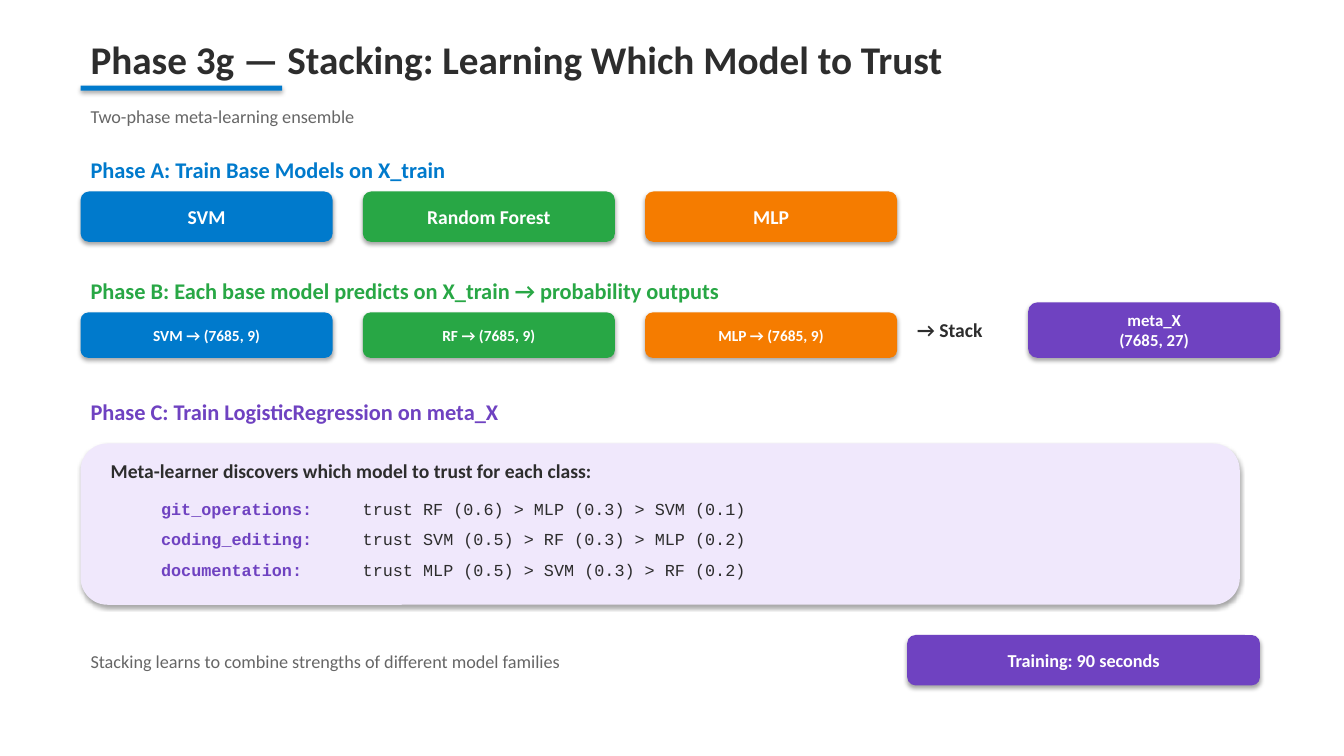
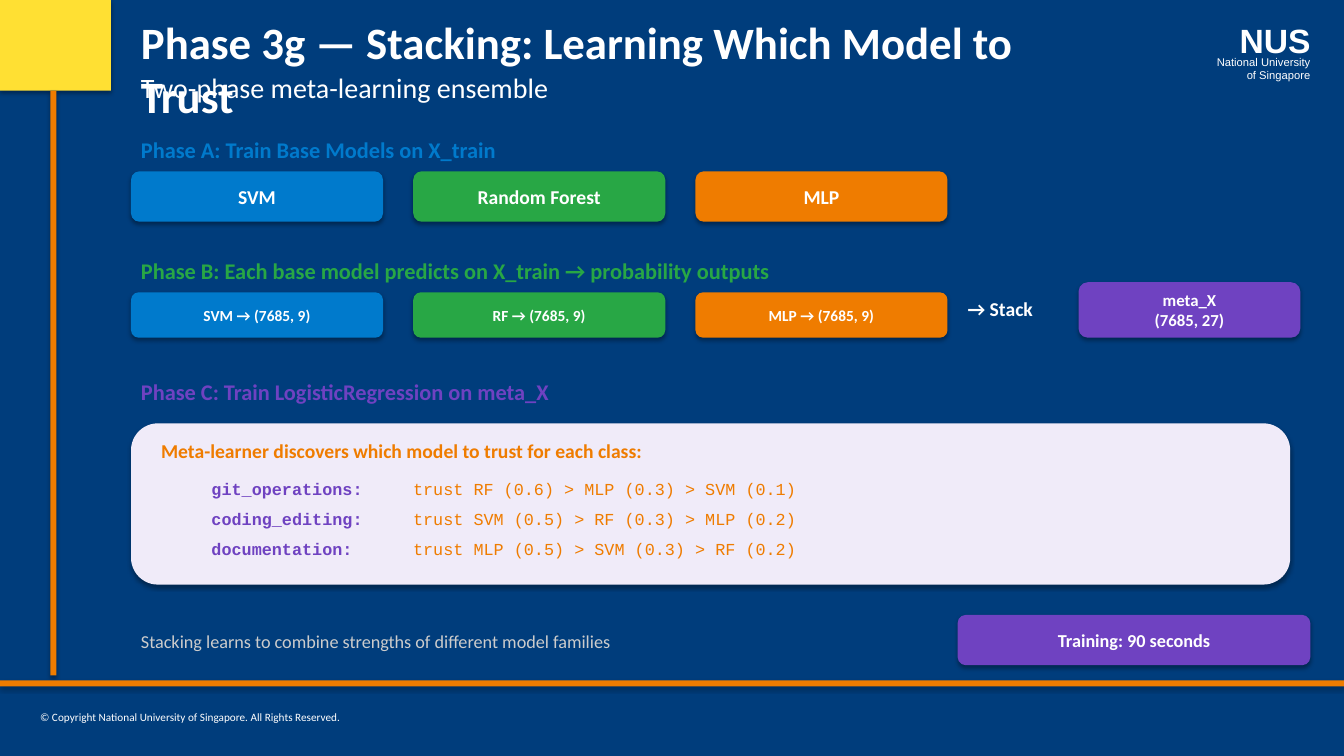
Before and after one commit to laxmi1707/PatternRecognSystem-Video2Text, a slide deck: slide 11 of presentation/Video2Knowledge_Training.pptx. Drawn at 1344x756 pixels with LibreOffice and Linux fonts; fonts in the diff are those of the drawing. Boxes give left, top, right and bottom in pixels: in the first picture for what was removed or moved away, otherwise in the second. Text is boxed around its words. In the diff, an @@ line names an element or a change of style, - is before the commit and + after.

Commit message:
feat: apply NUS ISS PowerPoint template to all presentations
- Add shared nus_iss_template.py with NUS official colors, slide layouts
- Update all 12 create_*.py scripts to use NUS ISS branding
- Navy blue background, orange text, sidebar decoration, NUS logo, footer

```diff
--- a/presentation/Video2Knowledge_Training.pptx
+++ b/presentation/Video2Knowledge_Training.pptx
@@ background #FFFFFF to #003D7C @@
@@ rectangle added at [0,0,111,91], fill #FFE033 @@
@@ text "Phase 3g — Stacking: Learning ...": place and size @@
-text "Phase 3g — Stacking: Learning ..." at [91,46,942,81]
+text "Phase 3g — Stacking: Learning ..." at [141,27,1012,114]
@@ text "Phase 3g — Stacking: Learning ..." at [141,27,1012,114]: size 28 to 32 pt, text colour #2D2D2D to #FFFFFF @@
@@ text added at [1240,29,1311,60], 24 pt, text #FFFFFF, bold @@
+NUS
@@ text added at [1217,58,1310,82], 8 pt, text #FFFFFF @@
+National University
+of Singapore
@@ rectangle removed at [81,86,282,91] @@
@@ text "Two-phase meta-learning ensemble": place and size @@
-text "Two-phase meta-learning ensemble" at [91,110,354,126]
+text "Two-phase meta-learning ensemble" at [141,78,548,105]
@@ text "Two-phase meta-learning ensemble" at [141,78,548,105]: size 13 to 20 pt, text colour #666666 to #FFFFFF @@
@@ rectangle added at [50,91,56,676], fill #EF7C00 @@
@@ rounded rectangle "MLP" at [696,171,948,222]: fill #F57C00 to #EF7C00 @@
@@ rounded rectangle "MLP → (7685, 9)" at [696,292,948,338]: fill #F57C00 to #EF7C00 @@
@@ text "→ Stack" at [990,302,1033,316]: text colour #2D2D2D to #FFFFFF @@
@@ rounded rectangle "meta_X (7685, 27)": place and size @@
-rounded rectangle "meta_X (7685, 27)" at [1028,302,1280,358]
+rounded rectangle "meta_X (7685, 27)" at [1079,282,1301,338]
@@ 12 texts, 8 rounded rectangles: place and size @@
-12 texts, 8 rounded rectangles at [81,162,1260,686]
+12 texts, 8 rounded rectangles at [131,142,1311,665]
@@ rounded rectangle at [131,423,1291,585]: fill #F0E8FC to #F0EBF9 @@
@@ text colour #2D2D2D to #EF7C00 in 4 elements at [161,444,642,458], [413,513,796,529], [413,483,796,499], [413,543,796,559] @@
@@ text "Stacking learns to combine strengths ..." at [141,635,610,651]: text colour #666666 to #CCCCCC @@
@@ rectangle added at [0,681,1344,687], fill #EF7C00 @@
@@ text added at [52,713,340,723], 8 pt, text #FFFFFF @@
+© Copyright National University of Singapore. All Rights Reserved.
```
Also in this commit, not shown: 13 other slides changed, 24 other files.
